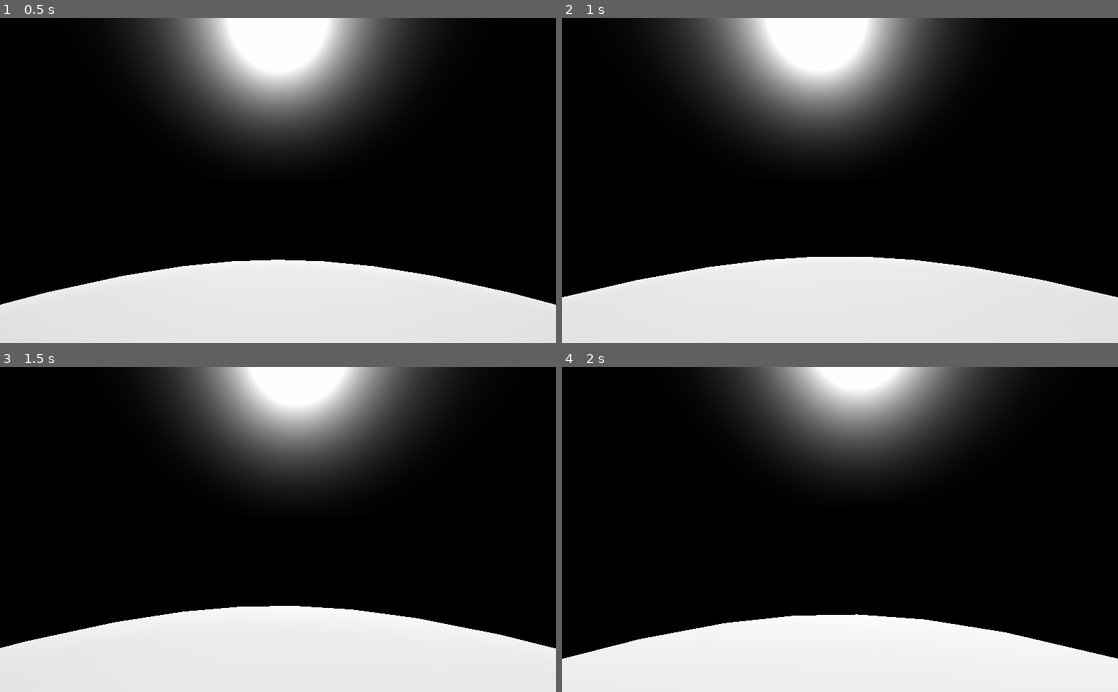
Above: before the commit, frames 1-4 (two rows, left to right).
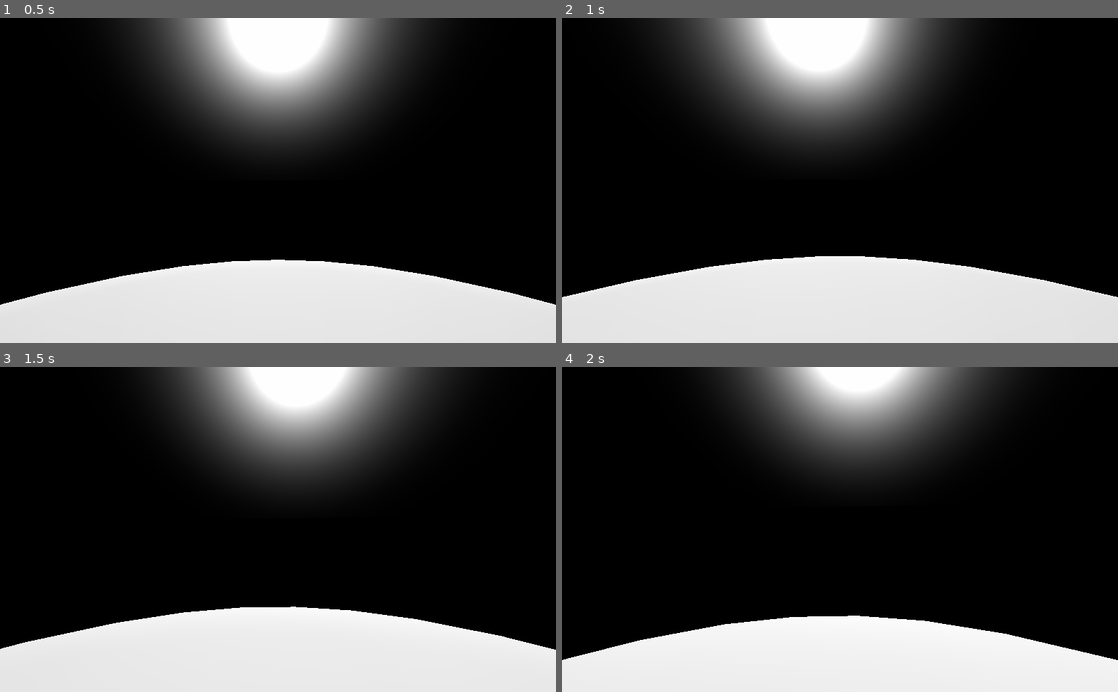
Above: after the commit, the same moments.

Repository: addmix/planetary-player-controller
Game: Godot game, scene res://Spatial.tscn
Two runs of this game, one before a commit and one after it. Both use one fixed random seed, a clock stepped at 60 frames per second and the inputs below.
Inputs (mouse positions are in pixels of both pictures, inside the frame that each line leads up to):
- Up to frame 1 (0.5 s): no input
- Up to frame 2 (1 s): move the mouse to (867, 180) at 0.52 s; hold W (forward) from 0.53 s (still down); hold Ctrl (crouch) from 0.53 s (still down); tap Space (jump) at 0.77 s
- Up to frame 3 (1.5 s): keep holding W (forward); move the mouse to (250, 529) at 1.27 s; release Ctrl (crouch) at 1.28 s; tap Ctrl (crouch) at 1.35 s
- Up to frame 4 (2 s): keep holding W (forward); tap Space (jump) at 1.52 s

Frame 1 is identical in both runs. In frame 2, less than 0.1% of the frame differs, in the area x 0-100%, y 73-86%; in frame 3, 0.3%; in frame 4, 0.4%, in the area x 0-100%, y 76-91%.

Commit message:
Update PhysicsPlayer.gd

Diff:
--- a/PhysicsPlayer.gd
+++ b/PhysicsPlayer.gd
@@ -11,8 +11,8 @@
 export var damp : float = 10.0
 export var overcome_damping : float = damp * mass
 export var max_running_speed : float = 3.0
-export var rotation_force : float = 500.0
-export var rotation_damp : float = 50.0
+export var rotation_force : float = 700.0
+export var rotation_damp : float = 100.0
 
 func _ready() -> void:
 	Input.set_mouse_mode(Input.MOUSE_MODE_CAPTURED)
